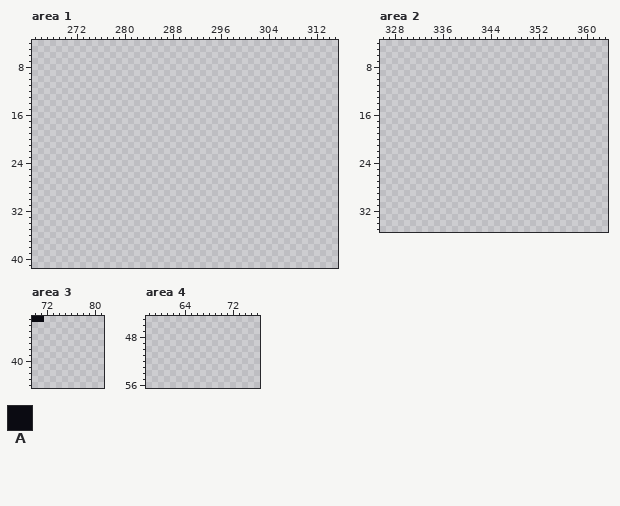
File history of a pixel-art file, assets/gfx/assets main file.ase. The first picture shows the starting point.
707x100 pixels, 1 frame. Colours within 5 levels of each other are drawn and written as one. Shown: area 1: x 265..315, y 4..41; area 2: x 326..363, y 4..35; area 3: x 70..81, y 33..44; area 4: x 58..76, y 45..56. The commit also changed other parts of the picture, which this record leaves out.
Palette (. is transparent): A #0b0b12
Pixels before, area 3, first column x 70:
33 AA
New version:
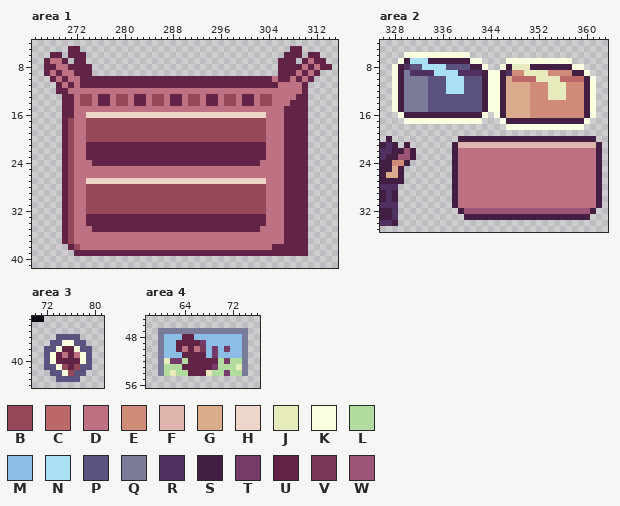
Colours new in this view: B #96485b  C #bd6868  D #bd7182  E #d18b79  F #dfb6ae  G #dbac8c  H #edd5ca  J #e7ebbc  K #faffe0  L #b2dba0  M #8bbde6  N #aae0f3  P #5b5280  Q #7a7a99  R #4e3161  S #421e42  T #753c6a  U #612447  V #7a3757  W #9e5476
The edit:
layer "TIBETAN SHELF" added
layer "PICTURES 1" added
Area 1, layer "TIBETAN SHELF":
y 5: x 271..272 .. -> UU; x 308..309 .. -> UU
y 6: x 268..269 .. -> UU; x 271..273 ... -> UUU; x 307..309 ... -> UUU; x 311..312 .. -> UU
y 7: x 267..270 .... -> UDDU; x 272..273 .. -> UU; x 306..308 ... -> UUU; x 310..313 .... -> UDUU
y 8: x 267..274 ........ -> UUDDUUUU; x 306..314 ......... -> UUUUDUDUU
y 9: x 267..274 ........ -> UDUDDUUU; x 306..312 ....... -> UUUDUDU
y 10: x 268..311 ............................................ -> UDUDDUUUUUUUUUUUUUUUUUUUUUUUUUUUUUUUUDUUDUDU
y 11: x 269..310 .......................................... -> UDUDUUUUUUUUUUUUUUUUUUUUUUUUUUUUUUUUUDDDDU
y 12: x 269..310 .......................................... -> UUDDDDDDDDDDDDDDDDDDDDDDDDDDDDDDDDDDDDDDDU
y 13: x 270..310 ......................................... -> UUDBBDUUDBBDUUDBBDUUDBBDUUDBBDUUDBBDDDDUU
y 14: x 270..310 ......................................... -> UUDBBDUUDBBDUUDBBDUUDBBDUUDBBDUUDBBDDDUUU
y 15: x 270..310 ......................................... -> UUDDDDDDDDDDDDDDDDDDDDDDDDDDDDDDDDDDDUUUU
y 16: x 270..310 ......................................... -> UUDDHHHHHHHHHHHHHHHHHHHHHHHHHHHHHHDDDUUUU
y 17..20: x 270..310 ......................................... -> UBDDBBBBBBBBBBBBBBBBBBBBBBBBBBBBBBDDDUUUU
y 21..23: x 270..310 ......................................... -> UBDDUUUUUUUUUUUUUUUUUUUUUUUUUUUUUUDDDUUUU
y 24: x 270..310 ......................................... -> UBDDDUUUUUUUUUUUUUUUUUUUUUUUUUUUUDDDDUUUU
y 25..26: x 270..310 ......................................... -> UBDDDDDDDDDDDDDDDDDDDDDDDDDDDDDDDDDDDUUUU
y 27: x 270..310 ......................................... -> UBDDHHHHHHHHHHHHHHHHHHHHHHHHHHHHHHDDDUUUU
y 28..32: x 270..310 ......................................... -> UBDDBBBBBBBBBBBBBBBBBBBBBBBBBBBBBBDDDUUUU
y 33..34: x 270..310 ......................................... -> UBDDUUUUUUUUUUUUUUUUUUUUUUUUUUUUUUDDDUUUU
y 35: x 270..310 ......................................... -> UBDDDUUUUUUUUUUUUUUUUUUUUUUUUUUUUDDDDUUUU
y 36..37: x 270..310 ......................................... -> UBDDDDDDDDDDDDDDDDDDDDDDDDDDDDDDDDDDDUUUU
y 38: x 271..310 ........................................ -> UBDDDDDDDDDDDDDDDDDDDDDDDDDDDDDDDDUUUUUU
y 39: x 272..310 ....................................... -> UUUUUUUUUUUUUUUUUUUUUUUUUUUUUUUUUUUUUUU
Area 2:
y 6: x 330..340 ........... -> KKKKKKKKKKK
y 7: x 329..342 .............. -> KSNNNSSSSSSSKK; x 347..357 ........... -> KKKKKKKKKKK
y 8: x 328..343 ................ -> KSRPPNNNNPPPPSSK; x 346..359 .............. -> KSJJJSSSSSSSKK
y 9: x 328..360 ................................. -> KSQRRRRNNNNRRRRSKKSREEJJJJEEEESSK
y 10: x 328..361 .................................. -> KSQQQQPPPNNNPPPSKKSGCCCCJJJJCCCCSK
y 11..12: x 328..361 .................................. -> KSQQQQPPPNNNPPPSKKSGGGGEEEJJJEEESK
y 13: x 328..361 .................................. -> KSQQQQPPPPPPPPPSKKSGGGGEEEJJJEEESK
y 14..15: x 328..361 .................................. -> KSQQQQPPPPPPPPPSKKSGGGGEEEEEEEEESK
y 16: x 329..343 ............... -> KSSSSSSSSSSSSSK; x 345..361 ................. -> KSGGGGEEEEEEEEESK
y 17: x 330..342 ............. -> KKKKKKKKKKKKK; x 346..360 ............... -> KSSSSSSSSSSSSSK
y 18: x 347..359 ............. -> KKKKKKKKKKKKK
y 20: x 327 . -> S; x 339..361 ....................... -> SSSSSSSSSSSSSSSSSSSSSSS
y 21: x 326..328 ... -> SRS; x 330 . -> S; x 338..362 ......................... -> SFFFFFFFFFFFFFFFFFFFFFFFS
y 22: x 326..331 ...... -> RRSSWS; x 338..362 ......................... -> SDDDDDDDDDDDDDDDDDDDDDDDS
y 23: x 326..331 ...... -> RSSWWS; x 338..362 ......................... -> SDDDDDDDDDDDDDDDDDDDDDDDS
y 24: x 326..330 ..... -> SSEES; x 338..362 ......................... -> SDDDDDDDDDDDDDDDDDDDDDDDS
y 25: x 326..329 .... -> SSGS; x 338..362 ......................... -> SDDDDDDDDDDDDDDDDDDDDDDDS
y 26: x 326..329 .... -> SGGS; x 338..362 ......................... -> SDDDDDDDDDDDDDDDDDDDDDDDS
y 27: x 326..329 .... -> SSSS; x 338..362 ......................... -> SDDDDDDDDDDDDDDDDDDDDDDDS
y 28: x 326..328 ... -> RRR; x 338..362 ......................... -> SDDDDDDDDDDDDDDDDDDDDDDDS
y 29..30: x 326..328 ... -> SRS; x 338..362 ......................... -> SDDDDDDDDDDDDDDDDDDDDDDDS
y 31: x 326..328 ... -> RRR; x 338..362 ......................... -> SDDDDDDDDDDDDDDDDDDDDDDDS
y 32: x 326..328 ... -> SSR; x 339..361 ....................... -> SWWWWWWWWWWWWWWWWWWWWWS
y 33: x 326..328 ... -> SSR; x 340..360 ..................... -> SSSSSSSSSSSSSSSSSSSSS
y 34: x 326..328 ... -> RRS
Area 3, layer "PICTURES 1":
y 36: x 74..77 .... -> PPPP
y 37: x 73..78 ...... -> PPKKPP
y 38: x 72..79 ........ -> PPKUUKPP
y 39: x 72..79 ........ -> PKUDUDKP
y 40: x 72..79 ........ -> PKUUUUKP
y 41: x 72..79 ........ -> PPKBUBPP
y 42: x 73..78 ...... -> PPKBPP
y 43: x 74..77 .... -> PPPP
Area 4, layer "PICTURES 1":
y 47: x 60..74 ............... -> QQQQQQQQQQQQQQQ
y 48: x 60..74 ............... -> QMMMUUMMMMMMMMQ
y 49: x 60..74 ............... -> QMMUUUUTMMMMMMQ
y 50: x 60..74 ............... -> QMMUDUDVMTMTMMQ
y 51: x 60..74 ............... -> QMMMUUUUMTMMMMQ
y 52: x 60..74 ............... -> QJTTLUUUUULTLLQ
y 53: x 60..74 ............... -> QLLLUUUUUTLLLJQ
y 54: x 60..74 ............... -> QLJLLUUUJLLTLLQ
Changed places in both pictures, as pixel boxes (x1, y1, x2, y2):
added: (44, 46, 332, 256)
added: (380, 52, 602, 226)
added: (44, 334, 92, 382)
added: (158, 328, 248, 376)
